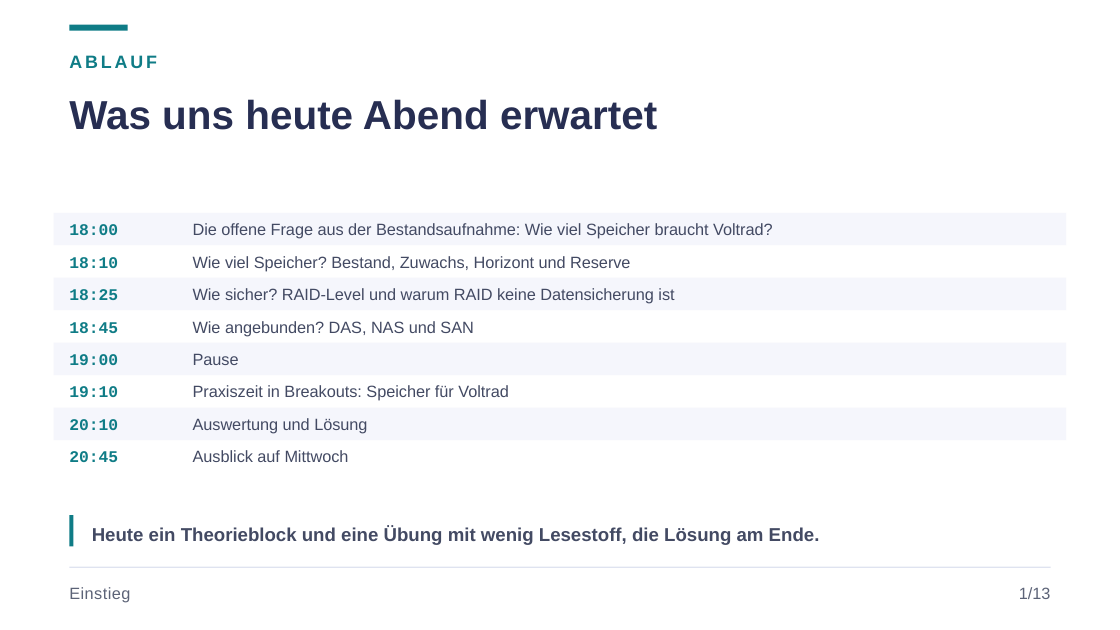
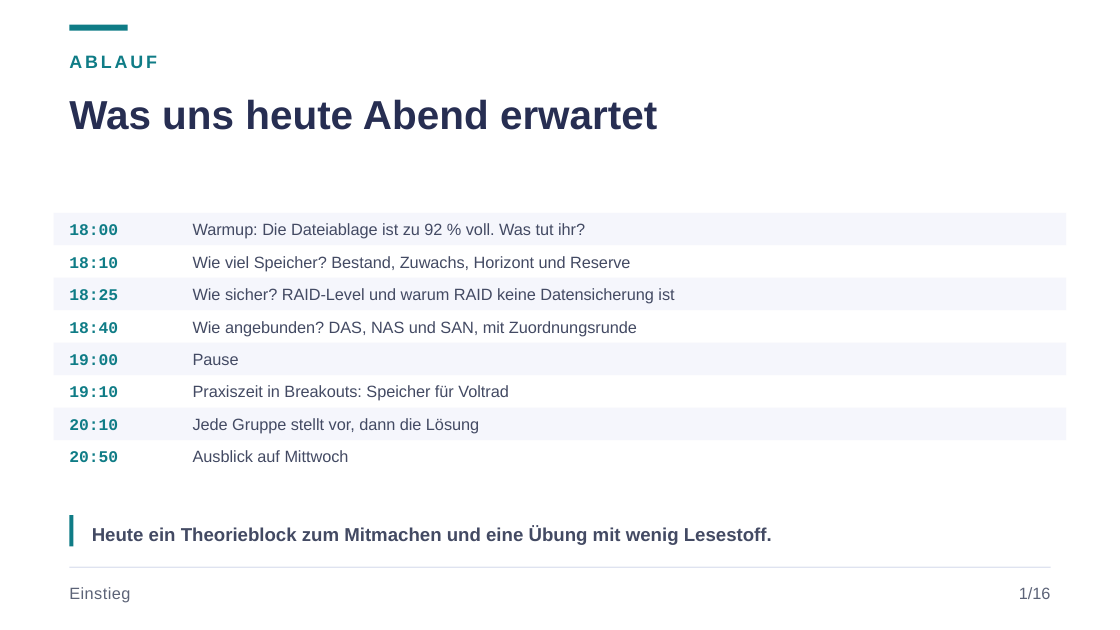
Before and after one commit to JacobMenge/kurs-unterlagen, a slide deck: slide 2 of folien/14-speicher.pptx. Drawn at 1120x630 pixels with LibreOffice and Linux fonts; fonts in the diff are those of the drawing. Boxes give left, top, right and bottom in pixels: in the first picture for what was removed or moved away, otherwise in the second. Text is boxed around its words. In the diff, an @@ line names an element or a change of style, - is before the commit and + after.

Commit message:
weniger praxis für speicher

```diff
--- a/folien/14-speicher.pptx
+++ b/folien/14-speicher.pptx
@@ text at [193,223,585,239]: text changed @@
-Die offene Frage aus der Bestandsaufnahme: Wie viel Speicher braucht Voltrad?
+Warmup: Die Dateiablage ist zu 92 % voll. Was tut ihr?
@@ text at [69,322,118,333]: text changed @@
-18:45
+18:40
@@ text at [193,321,637,336]: text changed @@
-Wie angebunden? DAS, NAS und SAN
+Wie angebunden? DAS, NAS und SAN, mit Zuordnungsrunde
@@ text at [193,418,479,434]: text changed @@
-Auswertung und Lösung
+Jede Gruppe stellt vor, dann die Lösung
@@ text at [69,451,118,462]: text changed @@
-20:45
+20:50
@@ text at [92,527,772,545]: text changed @@
-Heute ein Theorieblock und eine Übung mit wenig Lesestoff, die Lösung am Ende.
+Heute ein Theorieblock zum Mitmachen und eine Übung mit wenig Lesestoff.
@@ text at [1019,587,1051,599]: text changed @@
-1/13
+1/16
```
Also in this commit, not shown: 12 other slides changed, 3 slides added, 9 other files.
